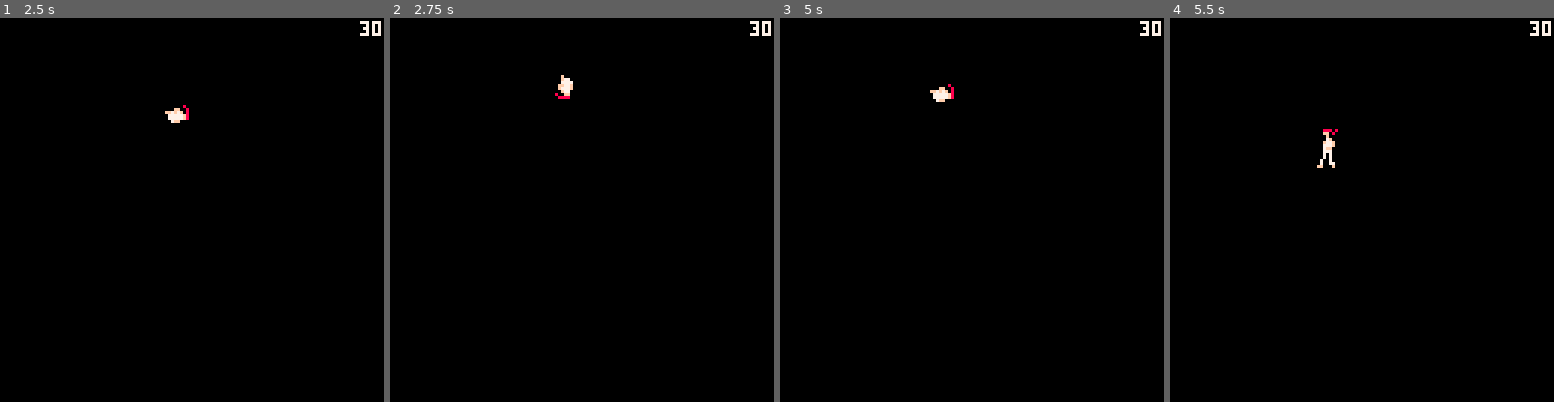
Above: before the commit, frames 1-4 (left to right).
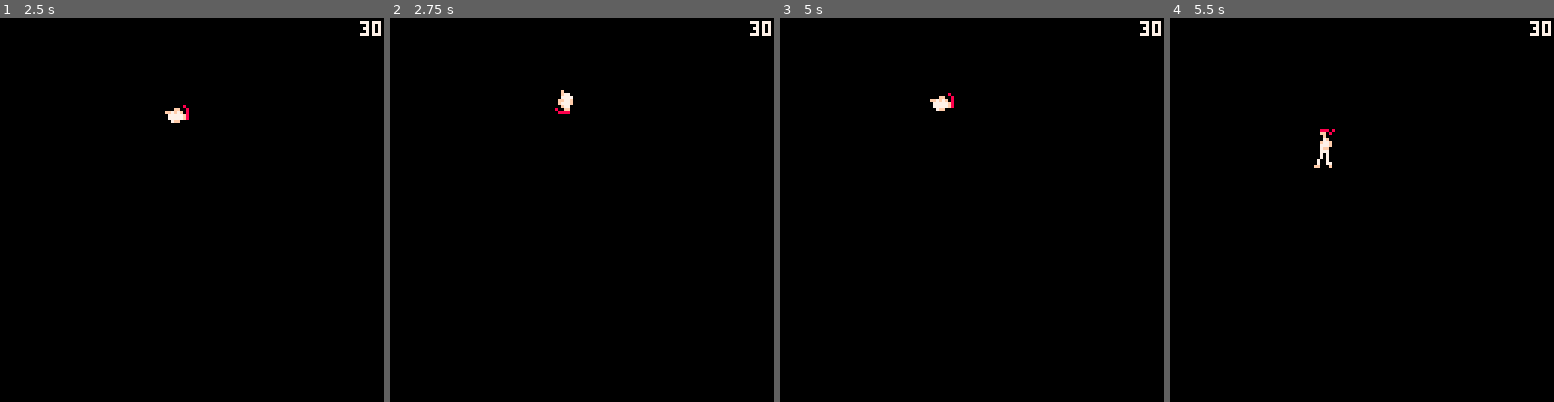
Above: after the commit, the same moments.

Repository: Grouflon/p8_fight
Game: PICO-8 cartridge fight.p8
The game is run twice, just before and just after one commit, with the same random seed, the same clock (stepped at 60 frames per second) and the same inputs.
Inputs (mouse positions are in pixels of both pictures, inside the frame that each line leads up to):
- Up to frame 1 (2.5 s): tap X (X key) at 0.33, 1.07, 1.85 s; click (280, 121) at 0.67 s; tap O (Z key) at 0.7, 1.7, 2.1 s; click (46, 267) at 1.22 s; hold Right 1.6-2.1 s; click (107, 114) at 1.77 s; hold Up 2.15-2.42 s; click (172, 259) at 2.32 s; hold Right from 2.47 s (still down)
- Up to frame 2 (2.75 s): keep holding Right; tap O (Z key) at 2.5 s
- Up to frame 3 (5 s): click (1014, 106) at 2.87 s; tap O (Z key) every 0.4 s from 2.9 to 4.9 s; tap X (X key) at 2.97, 4.08 s; release Right at 3.03 s; hold Left 3.08-3.58 s; click (1075, 256) at 3.42 s; hold Down 3.63-3.97 s; click (841, 102) at 3.97 s; hold Right 4.02-4.68 s; click (902, 248) at 4.52 s; hold Up from 4.73 s (still down)
- Up to frame 4 (5.5 s): release Up at 5.03 s; click (1354, 94) at 5.07 s; hold Left from 5.08 s (still down); tap X (X key) at 5.2 s; tap O (Z key) at 5.3 s

Frame 1 is identical in both runs. In frame 2, 0.3% of the frame differs, in the area x 42-48%, y 14-25%; in frame 3, 0.3%; in frame 4, 0.3%.

Commit message:
new animation format + wonky animation editor

Diff:
--- a/animation.lua
+++ b/animation.lua
@@ -10,7 +10,7 @@
 end
 
 function draw_box(_box, _x, _y, _w, _flip, _color)
-
+	assert(_box ~= nil)
 	if _color == nil then
 		_color = 7
 		if (_box.type == "hit") _color = 8
@@ -47,6 +47,7 @@
 end
 
 function get_frame_upperleft_corner(_frame, _x, _y, _flip)
+	assert(_frame ~= nil)
 	_flip = _flip or false
 	_flip = _flip ~= _frame.flip_x
 
@@ -59,6 +60,8 @@
 end
 
 function make_absolute_box(_frame, _box, _x, _y, _flip)
+	assert(_frame ~= nil)
+	assert(_box ~= nil)
 	_flip = _flip or false
 	_flip = _flip ~= _frame.flip_x
 
@@ -82,7 +85,7 @@
 end
 
 function draw_frame(_frame, _x, _y, _flip, _draw_boxes)
-
+	assert(_frame ~= nil)
 	local _corner_x, _corner_y = get_frame_upperleft_corner(_frame, _x, _y, _flip)
 	spr(_frame.spr, _corner_x, _corner_y, _frame.spr_w, _frame.spr_h, _flip, _frame.flip_y)
 
@@ -94,27 +97,65 @@
 	end
 end
 
+function get_animation_extent(_animation)
+	assert(_animation ~= nil)
+	local _min_x, _min_y, _max_x, _max_y = 0,0,0,0
+	local _pos_x, _pos_y = 0,0
+
+	for _i, _f in ipairs(_animation) do
+		_pos_x += _f.movement[1]
+		_pos_y += _f.movement[2]
+		_min_x = min(_pos_x, _min_x)
+		_min_y = min(_pos_y, _min_y)
+		_max_x = max(_pos_x, _max_x)
+		_max_y = max(_pos_y, _max_y)
+	end
+	return _min_x, _min_y, _max_x, _max_y
+end
+
+function get_animation_movement(_animation, _start_frame, _end_frame)
+	assert(_animation ~= nil)
+	_start_frame = _start_frame or 0
+	_end_frame = _end_frame or (#_animation - 1)
+
+	local _x, _y = 0, 0
+	for _i = _start_frame, _end_frame do
+		local _f = _animation[_i+1]
+		_x += _f.movement[1]
+		_y += _f.movement[2]
+	end
+	return _x, _y
+end
+
 function make_animation_player()
 	return {
 		animation = nil,
 		frame = 0,
 		is_looping = false,
 		is_playing = false,
+		movement_x = 0,
+		movement_y = 0
 	}
 end
 
-function play_animation(_player, _animation, _loop, _start_frame)
+function play_animation_player(_player, _animation, _loop, _start_frame)
+	assert(_player ~= nil)
+	assert(_animation ~= nil)
 	_player.animation = _animation
 	_player.frame = _start_frame or 0
 	_player.is_looping = _loop
 	_player.is_playing = true
+	_player.movement_x = _player.animation[_player.frame+1].movement[1]
+	_player.movement_y = _player.animation[_player.frame+1].movement[2]
 end
 
-function stop_animation(_player)
+function stop_animation_player(_player)
+	assert(_player ~= nil)
 	_player.is_playing = false
 end
 
-function update_animation(_player)
+function update_animation_player(_player)
+	assert(_player ~= nil)
 	if _player.animation ~= nil and _player.is_playing then
 		_player.frame = (_player.frame + 1)
 		if _player.frame >= #_player.animation then
@@ -125,12 +166,28 @@
 				_player.frame -= 1
 			end
 		end
+
+		-- add movement
+		if _player.is_playing then
+			_player.movement_x += _player.animation[_player.frame+1].movement[1]
+			_player.movement_y += _player.animation[_player.frame+1].movement[2]
+		end
 	end
 end
 
-function draw_animation(_player, _x, _y, _flip)
+function poll_animation_player_movement(_player)
+	assert(_player ~= nil)
+	local _x, _y = _player.movement_x, _player.movement_y
+	_player.movement_x = 0
+	_player.movement_y = 0
+	return _x, _y
+end
+
+function draw_animation_player(_player, _x, _y, _flip)
+	assert(_player ~= nil)
 	if _player.animation ~= nil then
-		local animation_frame = frames[_player.animation[_player.frame + 1] + 1]
-		draw_frame(animation_frame, _x, _y, _flip)
+		local _animation_frame = _player.animation[_player.frame+1]
+		local _game_frame = frames[_animation_frame.frame+1]
+		draw_frame(_game_frame, _x, _y, _flip)
 	end
 end
--- a/data.lua
+++ b/data.lua
@@ -160,10 +160,88 @@
 }
 
 animations = {
-	idle = { 0, 0, 0, 0, 0, 0, 0, 0, 0, 0, 0, 0, 0, 0, 0, 0, 1, 1, 1, 1, 1, 1, 1, 1 },
-	walk = { 4, 4, 4, 4, 5, 5, 5, 5 },
-	punch = { 2, 3, 3, 3, 2, 2 },
-	kick = { 6, 6, 6, 6, 7, 7, 7, 6, 6, 6, 6, 6 },
-	jump = { 8, 8, 8, 8, 9, 9, 9, 9, 10, 10, 10, 10, 11, 11, 11, 11 },
-	jump_kick = { 12 }
+	idle = {
+		{ frame = 0, movement = {0, 0}},
+		{ frame = 0, movement = {0, 0}},
+		{ frame = 0, movement = {0, 0}},
+		{ frame = 0, movement = {0, 0}},
+		{ frame = 0, movement = {0, 0}},
+		{ frame = 0, movement = {0, 0}},
+		{ frame = 0, movement = {0, 0}},
+		{ frame = 0, movement = {0, 0}},
+		{ frame = 0, movement = {0, 0}},
+		{ frame = 0, movement = {0, 0}},
+		{ frame = 0, movement = {0, 0}},
+		{ frame = 0, movement = {0, 0}},
+		{ frame = 0, movement = {0, 0}},
+		{ frame = 0, movement = {0, 0}},
+		{ frame = 0, movement = {0, 0}},
+		{ frame = 0, movement = {0, 0}},
+		{ frame = 1, movement = {0, 0}},
+		{ frame = 1, movement = {0, 0}},
+		{ frame = 1, movement = {0, 0}},
+		{ frame = 1, movement = {0, 0}},
+		{ frame = 1, movement = {0, 0}},
+		{ frame = 1, movement = {0, 0}},
+		{ frame = 1, movement = {0, 0}},
+		{ frame = 1, movement = {0, 0}},
+	},
+	walk = {
+		{ frame = 4, movement = {0, 0}},
+		{ frame = 4, movement = {0, 0}},
+		{ frame = 4, movement = {0, 0}},
+		{ frame = 4, movement = {0, 0}},
+		{ frame = 5, movement = {0, 0}},
+		{ frame = 5, movement = {0, 0}},
+		{ frame = 5, movement = {0, 0}},
+		{ frame = 5, movement = {0, 0}},
+	},
+	punch = {
+		{ frame = 2, movement = {0, 0}},
+		{ frame = 3, movement = {0, 0}},
+		{ frame = 3, movement = {0, 0}},
+		{ frame = 3, movement = {0, 0}},
+		{ frame = 2, movement = {0, 0}},
+		{ frame = 2, movement = {0, 0}},
+	},
+	kick = {
+		{ frame = 6, movement = {0, 0}},
+		{ frame = 6, movement = {0, 0}},
+		{ frame = 6, movement = {0, 0}},
+		{ frame = 6, movement = {0, 0}},
+		{ frame = 7, movement = {0, 0}},
+		{ frame = 7, movement = {0, 0}},
+		{ frame = 7, movement = {0, 0}},
+		{ frame = 6, movement = {0, 0}},
+		{ frame = 6, movement = {0, 0}},
+		{ frame = 6, movement = {0, 0}},
+		{ frame = 6, movement = {0, 0}},
+		{ frame = 6, movement = {0, 0}},
+	},
+	jump = {
+		{ frame = 8, movement = {2, -3}},
+		{ frame = 8, movement = {2, -3}},
+		{ frame = 8, movement = {2, -3}},
+		{ frame = 8, movement = {2, -2}},
+		{ frame = 9, movement = {2, -2}},
+		{ frame = 9, movement = {2, -2}},
+		{ frame = 9, movement = {2, -1}},
+		{ frame = 9, movement = {2, -1}},
+		{ frame = 10, movement = {2, -1}},
+		{ frame = 10, movement = {2, 0}},
+		{ frame = 10, movement = {2, 0}},
+		{ frame = 10, movement = {2, 0}},
+		{ frame = 11, movement = {2, 1}},
+		{ frame = 11, movement = {2, 1}},
+		{ frame = 11, movement = {2, 1}},
+		{ frame = 11, movement = {2, 2}},
+		{ frame = 8, movement = {2, 2}},
+		{ frame = 8, movement = {2, 2}},
+		{ frame = 8, movement = {2, 3}},
+		{ frame = 8, movement = {2, 3}},
+		{ frame = 9, movement = {2, 3}},
+	},
+	jump_kick = {
+		{ frame = 12, movement = {0, 0}},
+	}
 }
--- a/game.lua
+++ b/game.lua
@@ -32,13 +32,15 @@
 end
 
 animation_player = make_animation_player()
-player_pos = vec2(50, 50)
+sub_animation_player = make_animation_player()
+ground_height = 50
+player_pos = vec2(50, ground_height)
 player_flip = false
 next_attack_type = ""
 player_sm = {
 	idle = {
 		enter = function()
-			play_animation(animation_player, animations.idle, true)
+			play_animation_player(animation_player, animations.idle, true)
 		end,
 		update = function()
 
@@ -56,11 +58,11 @@
 				player_flip = direction < 0
 				player_pos.x = player_pos.x + direction * speed
 				if animation_player.animation ~= animations.walk then
-					play_animation(animation_player, animations.walk, true)
+					play_animation_player(animation_player, animations.walk, true)
 				end
 			else
 				if animation_player.animation ~= animations.idle then
-					play_animation(animation_player, animations.idle, true)
+					play_animation_player(animation_player, animations.idle, true)
 				end
 			end
 
@@ -83,7 +85,7 @@
 	attack = {
 		enter = function()
 			animation = animations[next_attack_type]
-			play_animation(animation_player, animation, false)
+			play_animation_player(animation_player, animation, false)
 		end,
 		update = function()
 			if (not animation_player.is_playing) then
@@ -95,7 +97,7 @@
 	},
 	jump = {
 		enter = function()
-			play_animation(animation_player, animations.jump, true)
+			play_animation_player(animation_player, animations.jump, true)
 
 			jump = make_jump(player_pos.x, player_pos.y - 3, jump_direction*w0, jump_direction*w1, h)
 			jump_t = 0
@@ -103,22 +105,27 @@
 		update = function()
 
 			if btnp(5) then
-				play_animation(animation_player, animations.jump_kick, true)
+				play_animation_player(sub_animation_player, animations.jump_kick, true)
 			end
+			local _jump_movement_x, _jump_movement_y = poll_animation_player_movement(animation_player)
+			player_pos += vec2(_jump_movement_x*jump_direction, _jump_movement_y)
 
 			local _t = jump_t / jump_duration
 
-			player_pos = compute_jump_position(jump, _t)
+			--player_pos = compute_jump_position(jump, _t)
 
-			if _t >= 1 then
-				player_pos = jump.p3:copy()
-				player_pos.y = player_pos.y + 3
+			if player_pos.y >= ground_height then
+			--if _t >= 1 then
+				player_pos.y = ground_height
+				--player_pos = jump.p3:copy()
+				--player_pos.y = player_pos.y + 3
 				jump = nil
 				sm_set_state(player_sm, "idle")
 			end
 			jump_t = jump_t + 1
 		end,
 		exit = function()
+			stop_animation_player(sub_animation_player)
 		end,
 	},
 	state = "",
@@ -164,6 +171,11 @@
 function _draw()
 	cls(0)
 
-	draw_animation(animation_player, player_pos.x, player_pos.y, player_flip)
-	update_animation(animation_player)
+	if sub_animation_player.is_playing then
+		draw_animation_player(sub_animation_player, player_pos.x, player_pos.y, player_flip)
+	else
+		draw_animation_player(animation_player, player_pos.x, player_pos.y, player_flip)
+	end
+	update_animation_player(animation_player)
+	update_animation_player(sub_animation_player)
 end
--- a/tools.lua
+++ b/tools.lua
@@ -13,6 +13,8 @@
 	current_animation = 0,
 	player = make_animation_player(),
 	loop = false,
+	ghost = true,
+	edit_mode = 0,
 }
 animation_names = {}
 for _name, _a in pairs(animations) do
@@ -32,27 +34,71 @@
 prev_mouse_buttons = 0
 mouse_buttons_pressed = 0
 mouse_x, mouse_y = 0, 0
+key = ""
+prev_key = ""
+key_pressed = ""
+
+function draw_button(_min_x, _min_y, _max_x, _max_y, _col1, _col2)
+	local _pressed = false
+	if (mouse_buttons_pressed & 0x1) > 0 then
+		if collision.point_box(mouse_x, mouse_y, _min_x, _min_y, _max_x, _max_y) then
+			_pressed = true
+		end
+	end
+
+	local _box_col = _col1
+	if _pressed then
+		_box_col = _col2
+	end
+
+	rectfill(_min_x, _min_y, _max_x-1, _max_y-1, _box_col)
+
+	return _pressed
+end
+
+function draw_text_button(_x, _y, _text, _col1, _col2)
+	local _w = print(_text, 0, -9999) + 2
+	local _min_x, _min_y, _max_x, _max_y = _x, _y, _x + _w, _y + 7
+
+	local _pressed = draw_button(_min_x, _min_y, _max_x, _max_y, _col1, _col2)
+
+	local _text_col = _col2
+	if _pressed then
+		_text_col = _col1
+	end
+
+	print(_text, _min_x + 1, _min_y + 1, _text_col)
+
+	return _pressed
+end
 
 game_update = _update
 _update = function()
 
+	-- KEYBOARD INPUT
+	prev_key = key
+	key = ""
+	key_pressed = ""
+	if (stat(30)) then
+		key = stat(31)
+		if (key ~= prev_key and key ~= "") key_pressed = key
+	end
+
+	-- MOUSE INPUT
+	mouse_x, mouse_y = stat(32), stat(33)
+	prev_mouse_buttons = mouse_buttons
+	mouse_buttons = stat(34)
+	mouse_buttons_pressed = bxor(prev_mouse_buttons, mouse_buttons) & mouse_buttons
+
 	-- TOOL MODE
-	if (stat(30)) then
-		local _key = stat(31)
-		if (_key == "1") tool_mode = 0 -- GAME
-		if (_key == "2") tool_mode = 1 -- FRAME
-		if (_key == "3") tool_mode = 2 -- ANIMATION
-	end
+	if (key_pressed == "1") tool_mode = 0 -- GAME
+	if (key_pressed == "2") tool_mode = 1 -- FRAME
+	if (key_pressed == "3") tool_mode = 2 -- ANIMATION
+
 
 	if tool_mode == 0 then
 		if (game_update ~= nil) game_update()
 	else
-		-- MOUSE INPUT
-		mouse_x, mouse_y = stat(32), stat(33)
-		prev_mouse_buttons = mouse_buttons
-		mouse_buttons = stat(34)
-		mouse_buttons_pressed = bxor(prev_mouse_buttons, mouse_buttons) & mouse_buttons
-
 		if tool_mode == 1 then
 			local _f = frames[frame_tool.current_frame+1]
 
@@ -81,26 +127,60 @@
 				end
 			end
 		elseif tool_mode == 2 then
-			if btnp(0) then
-				animation_tool.current_animation = positive_mod(animation_tool.current_animation - 1, #animation_names)
-				stop_animation(animation_tool.player)
-				local _a  = animations[animation_names[animation_tool.current_animation+1]]
-				animation_tool.player.animation = _a
-				animation_tool.player.frame = 0
-			end
-			if btnp(1) then
-				animation_tool.current_animation = (animation_tool.current_animation + 1) % #animation_names
-				stop_animation(animation_tool.player)
-				local _a  = animations[animation_names[animation_tool.current_animation+1]]
-				animation_tool.player.animation = _a
-				animation_tool.player.frame = 0
-			end
-			if btnp(4) then
-				if not animation_tool.player.is_playing then
+			local _leftp, _rightp, _upp, _downp = btnp(0), btnp(1), btnp(2), btnp(3)
+			local _a, _b = btn(4), btn(5)
+			local _ap, _bp = btnp(4), btnp(5)
+
+			animation_tool.edit_mode = 0
+			if (_a) animation_tool.edit_mode = 1
+			if (_b) animation_tool.edit_mode = 2
+
+			if animation_tool.edit_mode ~= 0 then
+				local _f = animation_tool.player.animation[animation_tool.player.frame+1]
+				local _movement_x, _movement_y = 0, 0
+				if (_leftp) _movement_x -= 1
+				if (_rightp) _movement_x += 1
+				if (_upp) _movement_y -= 1
+				if (_downp) _movement_y += 1
+				_f.movement[1] += _movement_x
+				_f.movement[2] += _movement_y
+				if animation_tool.edit_mode == 2 then
+					local _next_frame = animation_tool.player.animation[animation_tool.player.frame+2]
+					if _next_frame ~= nil then
+						_next_frame.movement[1] -= _movement_x
+						_next_frame.movement[2] -= _movement_y
+					end
+				end
+			else
+				if _downp then
+					animation_tool.current_animation = positive_mod(animation_tool.current_animation - 1, #animation_names)
+					stop_animation_player(animation_tool.player)
 					local _a  = animations[animation_names[animation_tool.current_animation+1]]
-					play_animation(animation_tool.player, _a, animation_tool.loop, 0)
-				else
-					stop_animation(animation_tool.player)
+					animation_tool.player.animation = _a
+					animation_tool.player.frame = 0
+				end
+				if _upp then
+					animation_tool.current_animation = (animation_tool.current_animation + 1) % #animation_names
+					stop_animation_player(animation_tool.player)
+					local _a  = animations[animation_names[animation_tool.current_animation+1]]
+					animation_tool.player.animation = _a
+					animation_tool.player.frame = 0
+				end
+				if _rightp then
+					stop_animation_player(animation_tool.player)
+					animation_tool.player.frame = (animation_tool.player.frame + 1) % #animation_tool.player.animation
+				end
+				if _leftp then
+					stop_animation_player(animation_tool.player)
+					animation_tool.player.frame = positive_mod(animation_tool.player.frame - 1, #animation_tool.player.animation)
+				end
+				if key_pressed == " " then
+					if not animation_tool.player.is_playing then
+						local _a  = animations[animation_names[animation_tool.current_animation+1]]
+						play_animation_player(animation_tool.player, _a, animation_tool.loop, 0)
+					else
+						stop_animation_player(animation_tool.player)
+					end
 				end
 			end
 		end
@@ -144,32 +224,8 @@
 			game_draw()
 		end
 	else
-		function draw_button(_x, _y, _text, _col1, _col2)
-			local _w = print(_text, 0, -9999) + 2
-			local _min_x, _min_y, _max_x, _max_y = _x, _y, _x + _w, _y + 6
-
-			local _pressed = false
-			if (mouse_buttons_pressed & 0x1) > 0 then
-				if collision.point_box(mouse_x, mouse_y, _min_x, _min_y, _max_x, _max_y) then
-					_pressed = true
-				end
-			end
-
-			local _box_col = _col1
-			local _text_col = _col2
-			if _pressed then
-				_box_col = _col2
-				_text_col = _col1
-			end
-
-			rectfill(_min_x, _min_y, _max_x, _max_y, _box_col)
-			print(_text, _min_x + 1, _min_y + 1, _text_col)
-
-			return _pressed
-		end
-
 		cls(5)
-		if tool_mode == 1 then
+		if tool_mode == 1 then -- FRAME EDITOR
 
 			local _f = frames[frame_tool.current_frame+1]
 			local _origin_x, _origin_y = 64, 84
@@ -192,13 +248,13 @@
 			local _button_y = 7
 			local _button_pressed = false
 
-			if draw_button(_button_x, _button_y, "flip: "..bool_to_int(frame_tool.flip), 6, 7) then
+			if draw_text_button(_button_x, _button_y, "flip: "..bool_to_int(frame_tool.flip), 6, 7) then
 				frame_tool.flip = not frame_tool.flip
 				_button_pressed = true
 			end
 			_button_y += 8
 
-			if draw_button(_button_x, _button_y, "show_boxes: "..bool_to_int(frame_tool.show_boxes), 6, 7) then
+			if draw_text_button(_button_x, _button_y, "show_boxes: "..bool_to_int(frame_tool.show_boxes), 6, 7) then
 				frame_tool.show_boxes = not frame_tool.show_boxes
 				_button_pressed = true
 			end
@@ -216,7 +272,7 @@
 					rectfill(0, _button_y, 1, _button_y + 6, 7)
 				end
 
-				if draw_button(_button_x, _button_y, _text, _col1, _col2) then
+				if draw_text_button(_button_x, _button_y, _text, _col1, _col2) then
 					_pressed_box = _i
 					_button_pressed = true
 				end
@@ -229,32 +285,103 @@
 			elseif (mouse_buttons_pressed & 0x1) > 0 and not _button_pressed then
 				frame_tool.current_box = -1
 			end
-		elseif tool_mode == 2 then
+		elseif tool_mode == 2 then -- ANIMATION EDITOR
 
 			local _origin_x, _origin_y = 64, 84
 			local _animation_name = animation_names[animation_tool.current_animation+1]
 			local _a  = animations[_animation_name]
-			local _current_frame = 0
-
-			if animation_tool.player.animation ~= nil then
-				draw_animation(animation_tool.player, _origin_x, _origin_y)
-				_current_frame = animation_tool.player.frame
+			local _current_frame = animation_tool.player.frame
+
+			-- TRY TO FRAME WHOLE ANIMATION
+			local _anim_min_x, _anim_min_y, _anim_max_x, _anim_max_y = get_animation_extent(_a)
+			_origin_x -= (_anim_max_x - _anim_min_x) * 0.5
+			_origin_y += (_anim_max_y - _anim_min_y) * 0.5
+
+			-- DRAW GHOSTS
+			if animation_tool.ghost then
+				pal({6,6,6,6,6,6,6,6,6,6,6,6,6,6,6,6}, 0)
+				for _i, _f in ipairs(_a) do
+					if _i ~= _current_frame+1 then
+						local _frame_x, _frame_y = get_animation_movement(_a, 0, _i-1)
+						_frame_x += _origin_x
+						_frame_y += _origin_y
+						draw_frame(frames[_f.frame+1], _frame_x, _frame_y)
+					end
+				end
+				pal()
+			end
+
+			-- DRAW CURRENT FRAME
+			local _frame_x, _frame_y = get_animation_movement(_a, 0, _current_frame)
+			_frame_x += _origin_x
+			_frame_y += _origin_y
+			--log(_frame_x)
+			if animation_tool.player.is_playing then
+				draw_animation_player(animation_tool.player, _frame_x, _frame_y)
 			else
-				draw_frame(frames[_a[1]+1], _origin_x, _origin_y)
-			end
-
+				draw_frame(frames[_a[_current_frame+1].frame+1], _frame_x, _frame_y)
+			end
+
+			-- DRAW ORIGIN
+			color(14)
+			draw_point(_origin_x, _origin_y, 1)
+
+			-- DRAW MENU
 			cursor(1, 1, 7)
 			print("".._animation_name.." (".._current_frame.."/"..#_a..")")
 
 			local _button_x = 1
 			local _button_y = 7
-			if draw_button(_button_x, _button_y, "loop: "..bool_to_int(animation_tool.loop), 6, 7) then
+
+			if draw_text_button(_button_x, _button_y, "loop: "..bool_to_int(animation_tool.loop), 6, 7) then
 				animation_tool.loop = not animation_tool.loop
 				animation_tool.player.is_looping = animation_tool.loop
 			end
 			_button_y += 8
 
-			update_animation(animation_tool.player)
+			if draw_text_button(_button_x, _button_y, "ghost: "..bool_to_int(animation_tool.ghost), 6, 7) then
+				animation_tool.ghost = not animation_tool.ghost
+			end
+			_button_y += 8
+
+			-- EXPORT CURRENT ANIMATION TO CLIPBOARD
+			if draw_text_button(_button_x, _button_y, "export", 3, 1) then
+				local _text = ""
+				for _i, _f in ipairs(_a) do
+					_text = _text.."\t\t{ frame = ".._f.frame..", movement = {".._f.movement[1]..", ".._f.movement[2].."}},"
+					if (_i ~= #_a) _text = _text.."\n"
+				end
+				printh(_text, "@clip");
+			end
+
+			_button_y += 12
+			cursor(_button_x, _button_y, 7)
+			print("sprite ".._a[_current_frame+1].frame)
+			print("movement: ".._a[_current_frame+1].movement[1]..", ".._a[_current_frame+1].movement[2])
+			local _edit_mode_str = "none"
+			if (animation_tool.edit_mode == 1) _edit_mode_str = "local"
+			if (animation_tool.edit_mode == 2) _edit_mode_str = "world"
+			print("edit mode: ".._edit_mode_str)
+
+			-- DRAW TIMELINE
+			local _row_size = 12
+			local _cell_w, _cell_h = 2, 4
+			local _timeline_x = 70
+			local _timeline_y = 1
+			for _i, _f in ipairs(_a) do
+				_i -= 1
+
+				local _col = 13
+				if (_i == _current_frame) _col = 3
+				local _x = _timeline_x + (_i%_row_size)*(_cell_w+1)
+				local _y = _timeline_y + flr(_i/_row_size)*(_cell_h+1)
+				if draw_button(_x, _y, _x+_cell_w, _y+_cell_h, _col, 8) then
+					animation_tool.player.frame = _i
+				end
+			end
+
+			-- UPDATE ANIMATION
+			update_animation_player(animation_tool.player)
 		end
 
 		-- DRAW_MOUSE
